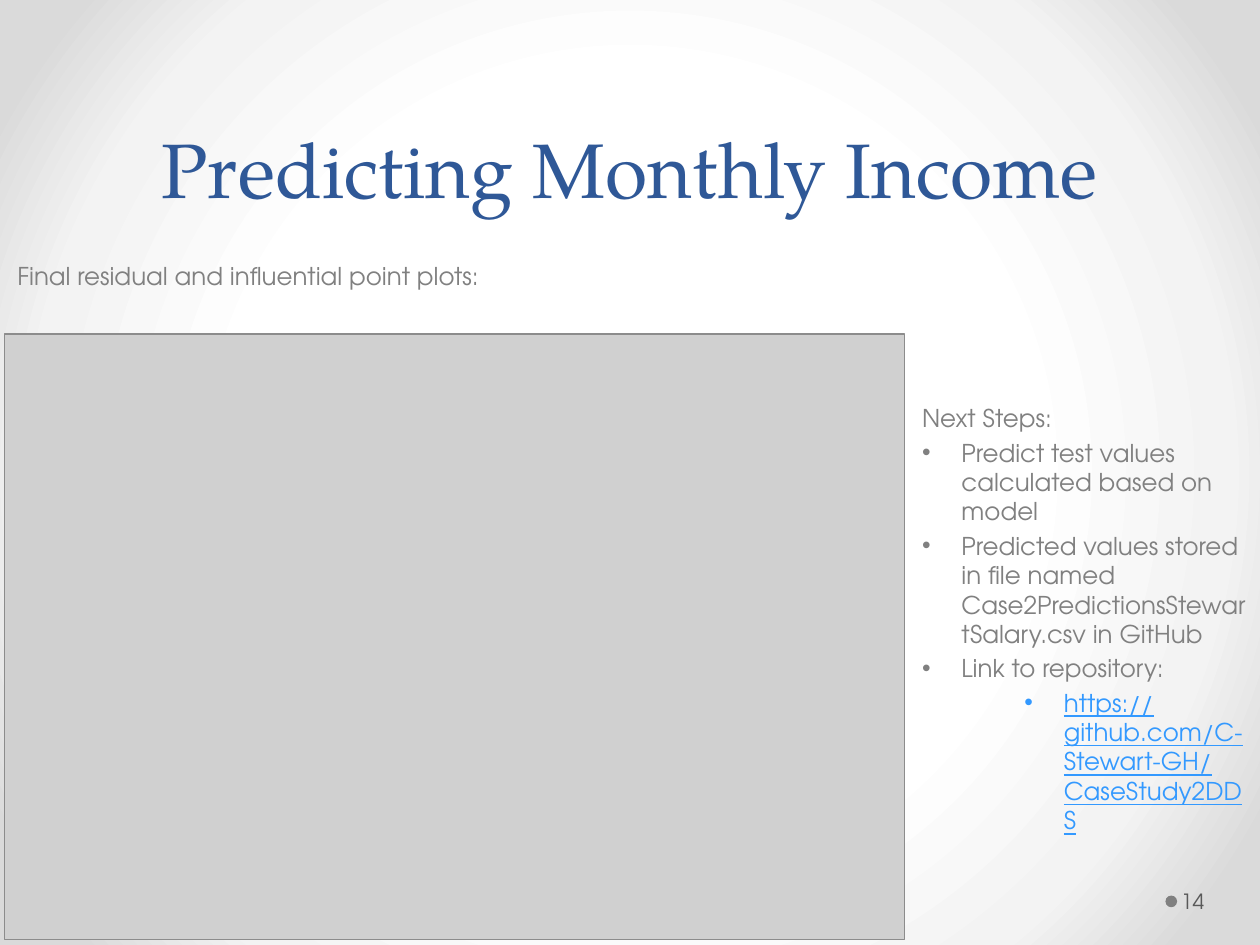
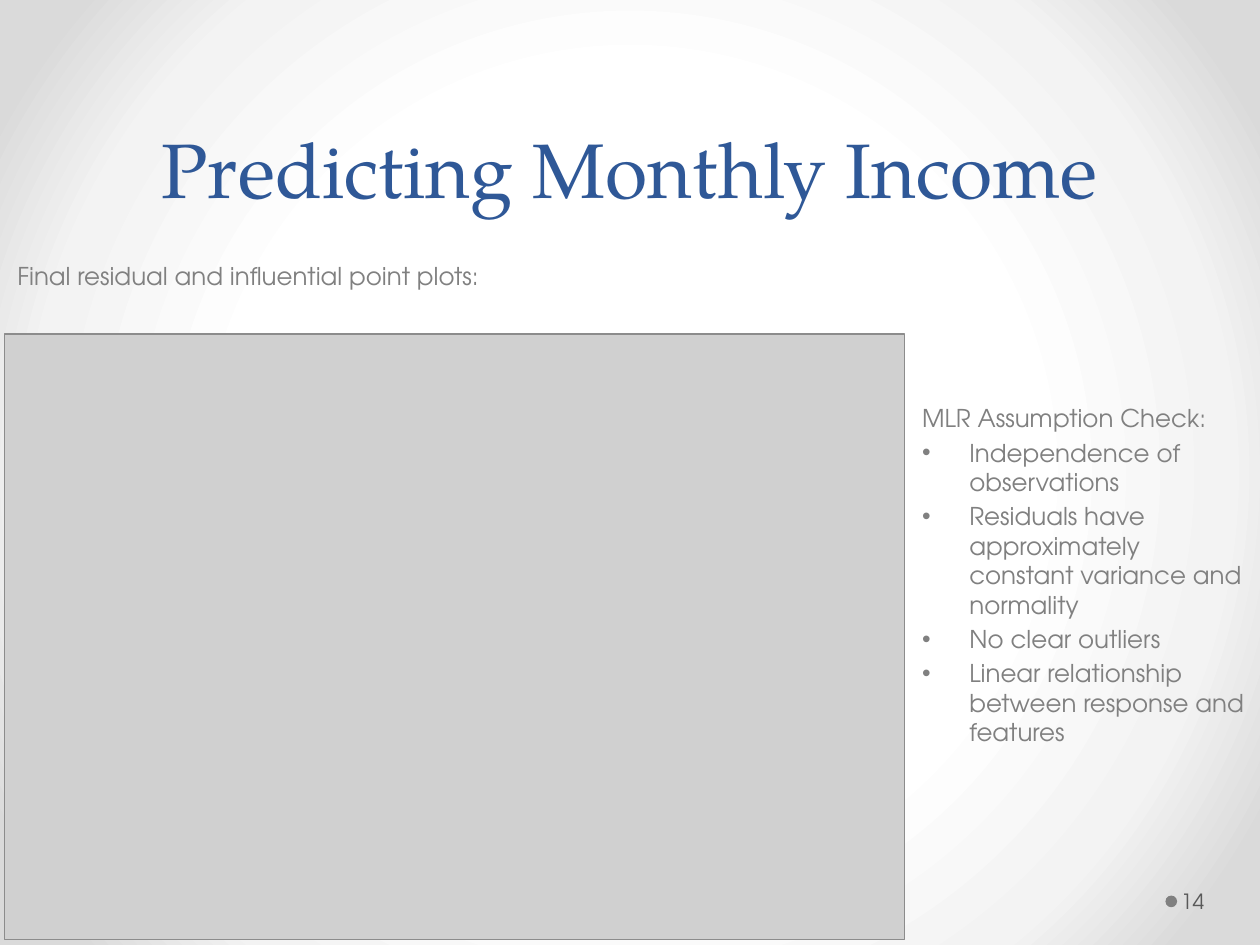
Before and after one commit to C-Stewart-GH/Attrition_and_Income_Prediction_Case_Study, a slide deck: slide 14 of PPT_Presentation/Final_Case_Study_Presentation.pptx. Drawn at 1260x945 pixels with LibreOffice and Linux fonts; fonts in the diff are those of the drawing; grey boxes stand for pictures. Boxes give left, top, right and bottom in pixels: in the first picture for what was removed or moved away, otherwise in the second. Text is boxed around its words. In the diff, an @@ line names an element or a change of style, - is before the commit and + after.

```diff
--- a/PPT_Presentation/Final_Case_Study_Presentation.pptx
+++ b/PPT_Presentation/Final_Case_Study_Presentation.pptx
@@ text at (922,408,1243,741): text changed @@
-Next Steps:
-• Predict test values calculated based on model
-• Predicted values stored in file named Case2PredictionsStewartSalary.csv in GitHub
-• Link to repository:
-  • https://github.com/C-Stewart-GH/CaseStudy2DDS
+MLR Assumption Check:
+• Independence of observations
+• Residuals have approximately constant variance and normality
+• No clear outliers
+• Linear relationship between response and features
```
Also in this commit, not shown: 2 other slides changed, 1 other file.
